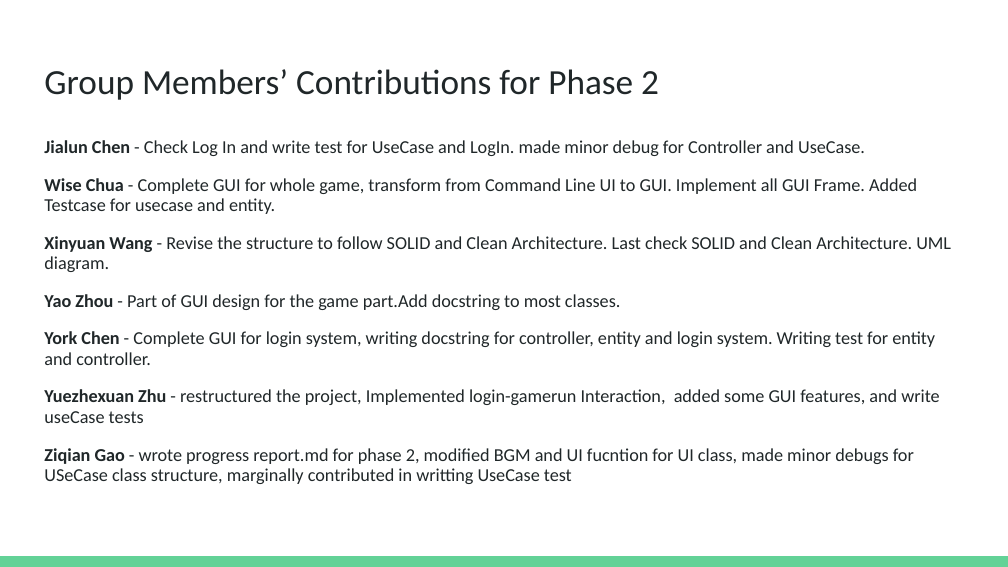
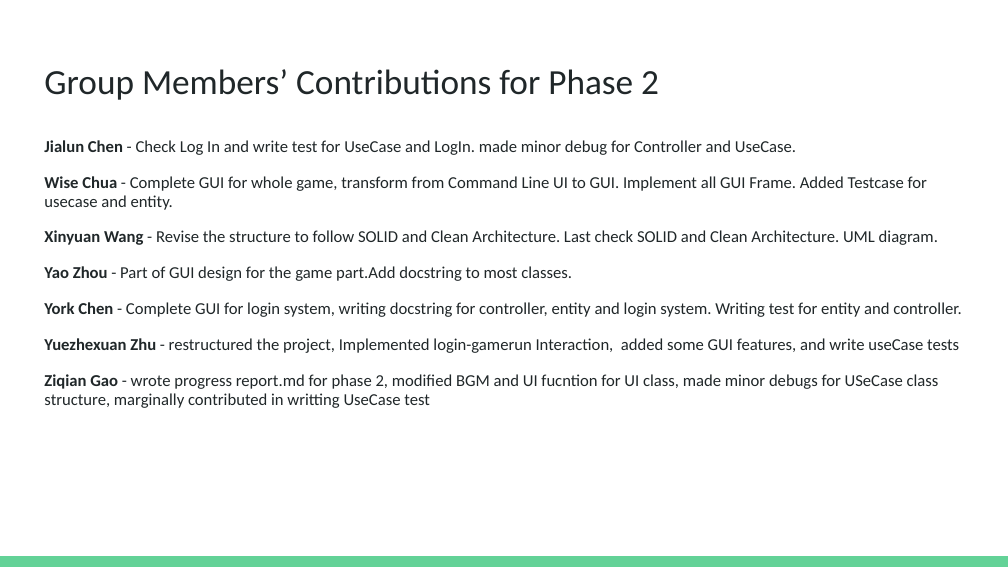
Before and after one commit to CSC207-UofT/course-project-bugwatcher_group036, a slide deck: slide 2 of phase2/207 phase 2.pptx. Drawn at 1008x567 pixels with LibreOffice and Linux fonts; fonts in the diff are those of the drawing. Boxes give left, top, right and bottom in pixels: in the first picture for what was removed or moved away, otherwise in the second. Text is boxed around its words. In the diff, an @@ line names an element or a change of style, - is before the commit and + after.

```diff
--- a/phase2/207 phase 2.pptx
+++ b/phase2/207 phase 2.pptx
@@ text "Jialun Chen - Check Log ..." at (44, 140, 961, 408): size 12.9 to 11.9 pt @@
```
Also in this commit, not shown: 4 other slides changed, 1 other file.
